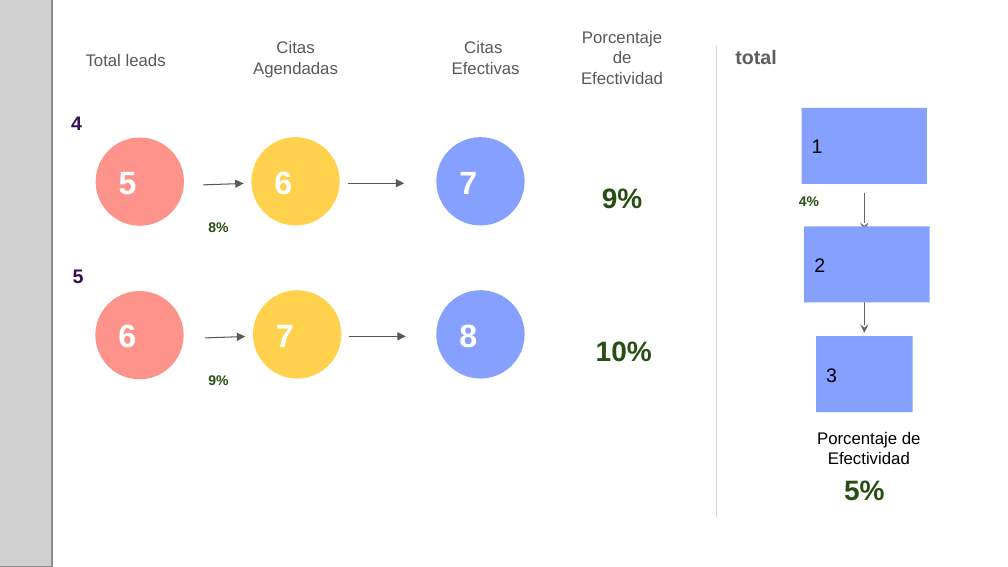
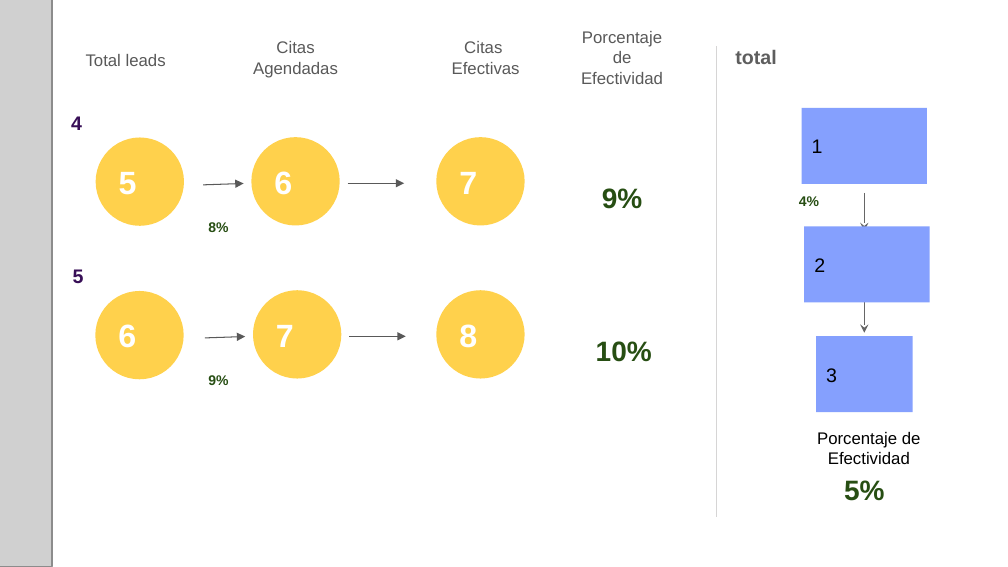
Before and after one commit to Neuronsinc/Report_leads, a slide deck: slide 2 of template.pptx. Drawn at 1008x567 pixels with LibreOffice and Linux fonts; fonts in the diff are those of the drawing; grey boxes stand for pictures. Boxes give left, top, right and bottom in pixels: in the first picture for what was removed or moved away, otherwise in the second. Text is boxed around its words. In the diff, an @@ line names an element or a change of style, - is before the commit and + after.

```diff
--- a/template.pptx
+++ b/template.pptx
@@ ellipse "5" at <box>96,137,184,226</box>: fill #FE938C to #FFD14C @@
@@ ellipse "7" at <box>436,137,525,226</box>: fill #85A0FE to #FFD14C @@
@@ ellipse "6" at <box>96,291,184,380</box>: fill #FE938C to #FFD14C @@
@@ ellipse "8" at <box>436,290,525,379</box>: fill #85A0FE to #FFD14C @@
```
Also in this commit, not shown: 1 other slide changed.
